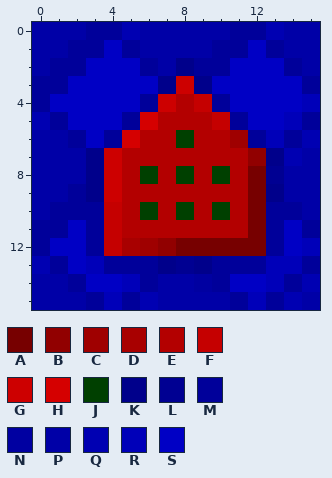
A pixel-art sprite gets an edit: Vanilla Raytraced/textures/blocks/chain_command_block_side_mipmap_mer.png. Above is the file before it was changed.
The file is 16x16 pixels. Colours within 5 levels of each other are drawn and written as one.
Palette (. is transparent): A #770000  B #910000  C #9f0000  D #a80000  E #b30000  F #c50000  G #cd0000  H #d50000  J #004000  K #00008b  L #000092  M #00009a  N #0000a1  P #0000a7  Q #0000b2  R #0000b9  S #0000c5
Once edited:
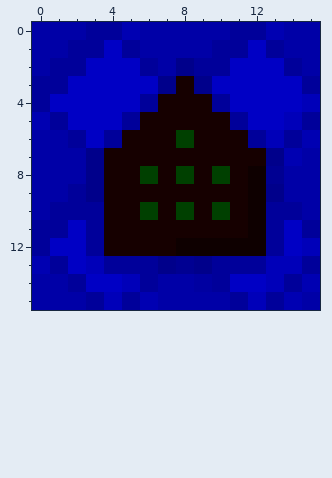
The commit says: Fixed :wrench: Command Block chain reflections
Difference:
Colour A changes from #770000 to #0e0000.
Colour E changes from #b30000 to #160000.
The author changed colour B to colour E in row 7 at x 12; in row 12 at x 7.
The author changed colour C to colour E in row 6 at x 11; in row 12 at x 6.
The author changed colour D to colour E in row 12 at x 5.
The author changed colour F to colour E in row 4 at x 9; in row 5 at x 10; in rows 10 to 12 at x 4.
The author changed colour G to colour E in row 3 at x 8; in row 4 at x 7; in rows 7 to 9 at x 4.
The author changed colour H to colour E in row 5 at x 6; in row 6 at x 5.
Boxes around the changes in both pictures, in picture pixels (x1, y1, x2, y2):
changed: (104, 76, 266, 256)
